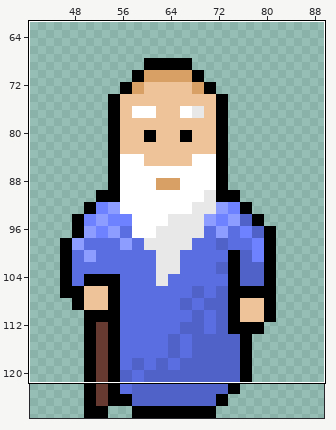
Pixel-art file: static/assets/wise-man.aseprite. The picture above shows the old version from afar; the outline marks the close-up.
Close-up. Earlier state:
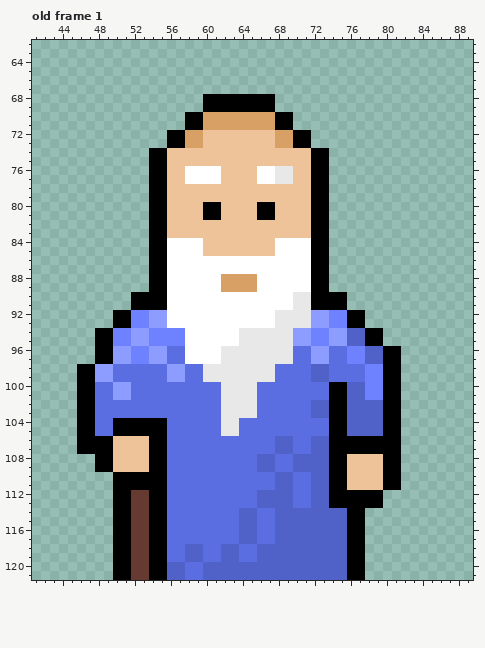
128x128 pixels, 1 frame. Shown: old frame 1: x 41..89, y 62..121. The wide view leaves out empty margins. The commit also changed other frames or places, which this record leaves out.
And afterwards:
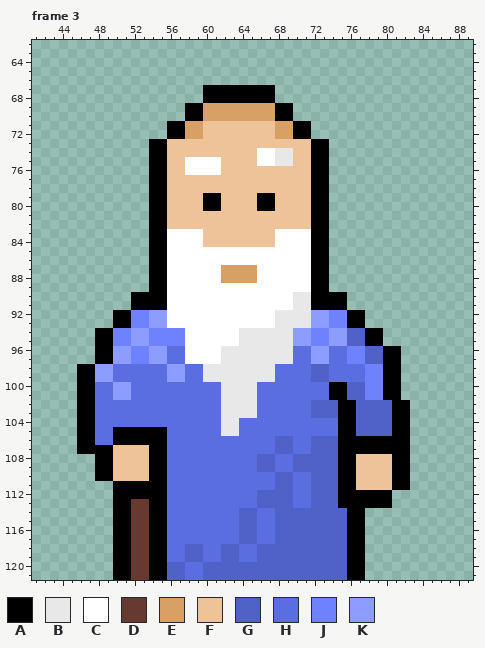
Palette (. is transparent): A #000000  B #e8e8e8  C #ffffff  D #663931  E #d9a066  F #eec39a  G #5061c8  H #5b6ee1  J #6e82ff  K #8d9dff
A new or re-ordered frame is compared with the old frame closest to it.
The exact change:
frames 1 -> 3
Frame 3 is new; against old frame 1:
y 67: x 60..67 ........ -> AAAAAAAA
y 69: x 58..69 ..AAAAAAAA.. -> AAEEEEEEEEAA
y 71: x 56..71 ..AAEEEEEEEEAA.. -> AAEEFFFFFFFFEEAA
y 73: x 54..59 ..AAEE -> AAFFFF; x 68..73 EEAA.. -> FFFFAA
y 74: x 66..69 FFFF -> CCBB
y 75: x 58..61 FFFF -> CCCC; x 66..69 FFFF -> CCBB
y 76: x 66..69 CCBB -> FFFF
y 77: x 58..61 CCCC -> FFFF; x 66..69 CCBB -> FFFF
y 79: x 60..61 FF -> AA; x 66..67 FF -> AA
y 81: x 60..61 AA -> FF; x 66..67 AA -> FF
y 83: x 56..59 FFFF -> CCCC; x 68..71 FFFF -> CCCC
y 85: x 60..67 FFFFFFFF -> CCCCCCCC
y 87: x 62..65 CCCC -> EEEE
y 89: x 62..65 EEEE -> CCCC
y 102..103: x 74 A -> G; x 76 G -> A; x 80 A -> G; x 82 . -> A
y 104: x 50..55 AAAAAA -> HHHHHH; x 74 A -> H; x 76 G -> A; x 80 A -> G; x 82 . -> A
y 105: x 74 A -> H; x 76 G -> A; x 80 A -> G; x 82 . -> A
y 106: x 48..53 AAFFFF -> HHAAAA; x 74 A -> G; x 82 . -> A
y 107: x 74 A -> G; x 82 . -> A
y 108..109: x 74 A -> G; x 76 F -> A; x 80 A -> F; x 82 . -> A
y 110: x 48..53 ..AAAA -> AAFFFF; x 74 A -> G; x 76 F -> A; x 80 A -> F; x 82 . -> A
y 111: x 74 A -> G; x 76 F -> A; x 80 A -> F; x 82 . -> A
y 112: x 52..53 DD -> AA; x 74 A -> G; x 80 . -> A
y 113: x 74 A -> G; x 80 . -> A
Where, in picture pixels (left, top, right, bottom), the same in both close-ups:
changed: (149, 85, 329, 292)
changed: (329, 400, 356, 508)
changed: (383, 400, 410, 508)
changed: (95, 418, 167, 445)
changed: (95, 472, 149, 499)
